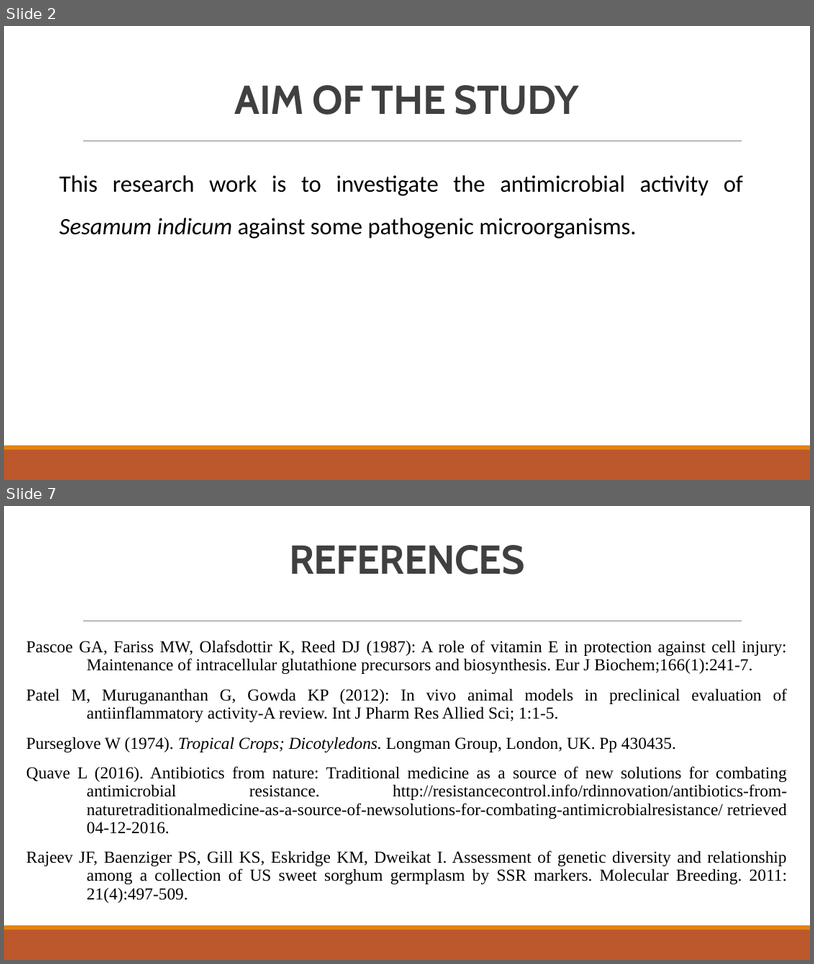
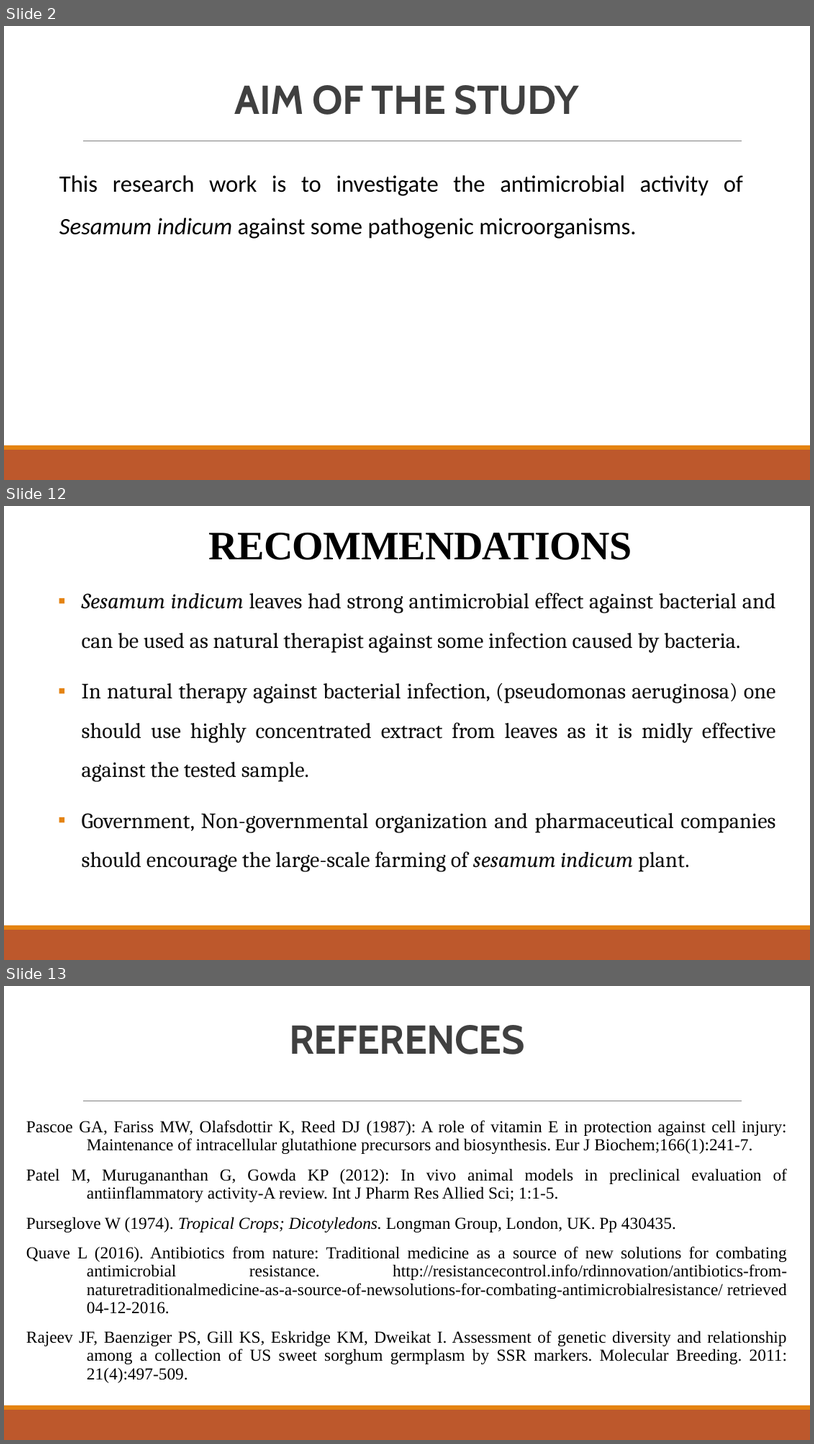
Before and after one commit to Akamshu/documents, a slide deck: PROJECT 2023/BST/SESAMUM/POWERPOINT.pptx. Shown one above the other, each under a label of ours: slides 2 and 7 before the commit, slides 2, 12 and 13 after it; the slides between them are not shown. The pictures are 814x964 and 814x1444 pixels, drawn with LibreOffice and Linux fonts; fonts in the diff are those of the drawing. Boxes give left, top, right and bottom in pixels: in the first picture for what was removed or moved away, otherwise in the second. Text is boxed around its words. In the diff, an @@ line names an element or a change of style, - is before the commit and + after.

```diff
--- a/PROJECT 2023/BST/SESAMUM/POWERPOINT.pptx
+++ b/PROJECT 2023/BST/SESAMUM/POWERPOINT.pptx
@@ slide 12 added at (4,506,810,960), background #FFFFFF; not listed: 2 template elements that a slide beside it also shows @@
@@ title added at (209,533,633,560), 48 pt, text #000000, bold @@
+RECOMMENDATIONS
@@ text added at (82,592,777,872), 25.9 pt, text #0D0D0D @@
+▪ Sesamum indicum leaves had strong antimicrobial effect against bacterial and can be used as natural therapist against some infection caused by bacteria.
+▪ In natural therapy against bacterial infection, (pseudomonas aeruginosa) one should use highly concentrated extract from leaves as it is midly effective against the tested sample.
+▪ Government, Non-governmental organization and pharmaceutical companies should encourage the large-scale farming of sesamum indicum plant.
@@ what was slide 7 is now slide 13 @@
```
Also in this commit, not shown: 4 slides changed, 6 other slides added, 1 slide removed, 11 other files.
